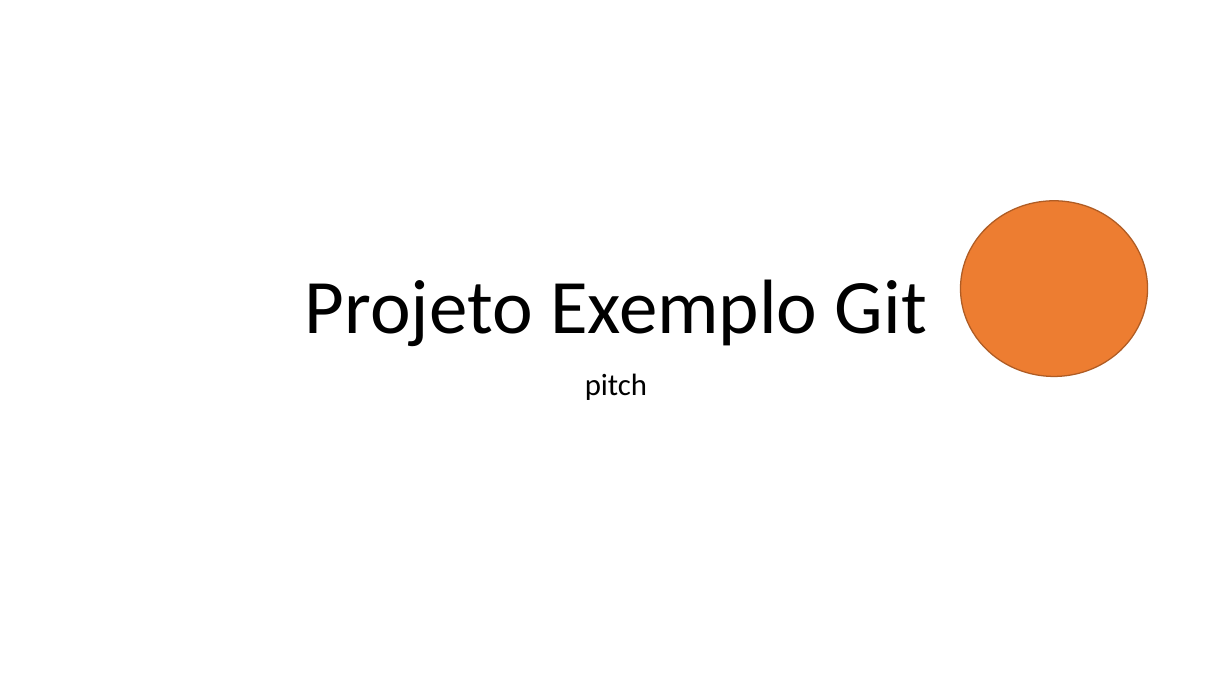
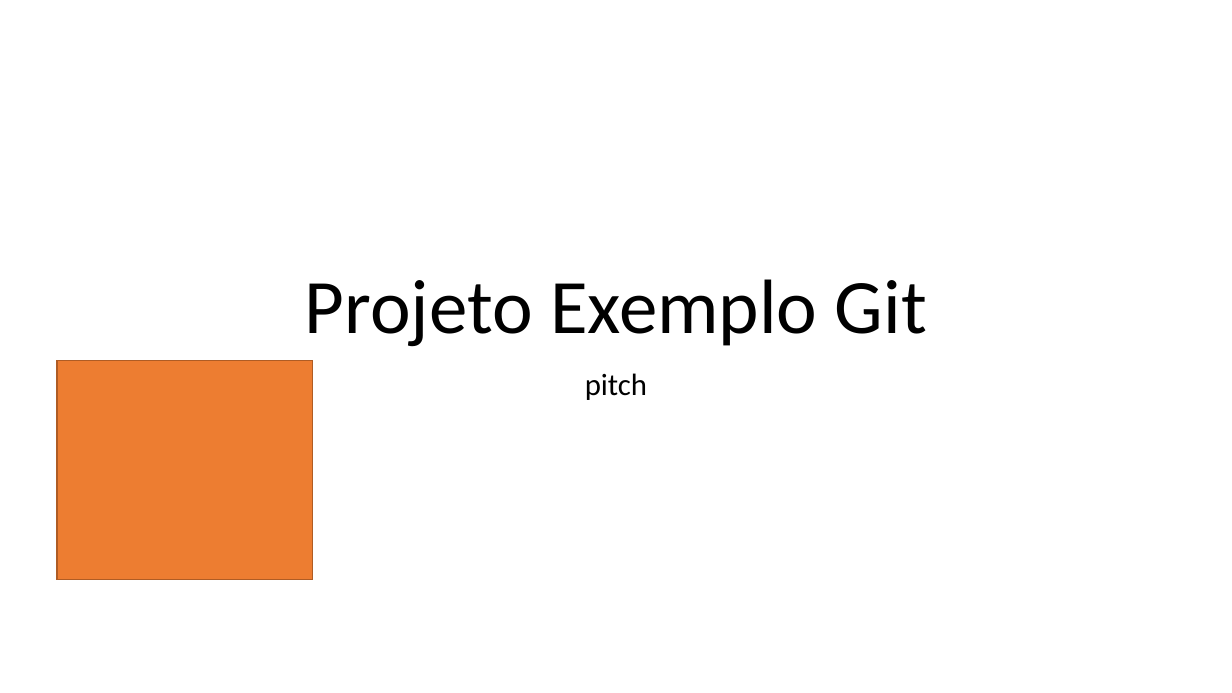
Before and after one commit to VictorTab12/2tdspj-2024-exemplogit, a slide deck: slide 1 of pitch.pptx. Drawn at 1232x693 pixels with LibreOffice and Linux fonts; fonts in the diff are those of the drawing. Boxes give left, top, right and bottom in pixels: in the first picture for what was removed or moved away, otherwise in the second. Text is boxed around its words. In the diff, an @@ line names an element or a change of style, - is before the commit and + after.

Commit message:
correçao do pitch versao final

```diff
--- a/pitch.pptx
+++ b/pitch.pptx
@@ ellipse removed at (961, 201, 1148, 376) @@
@@ rectangle added at (57, 360, 313, 579), fill #ED7D31, outline #AF5C24 1 pt @@
```
